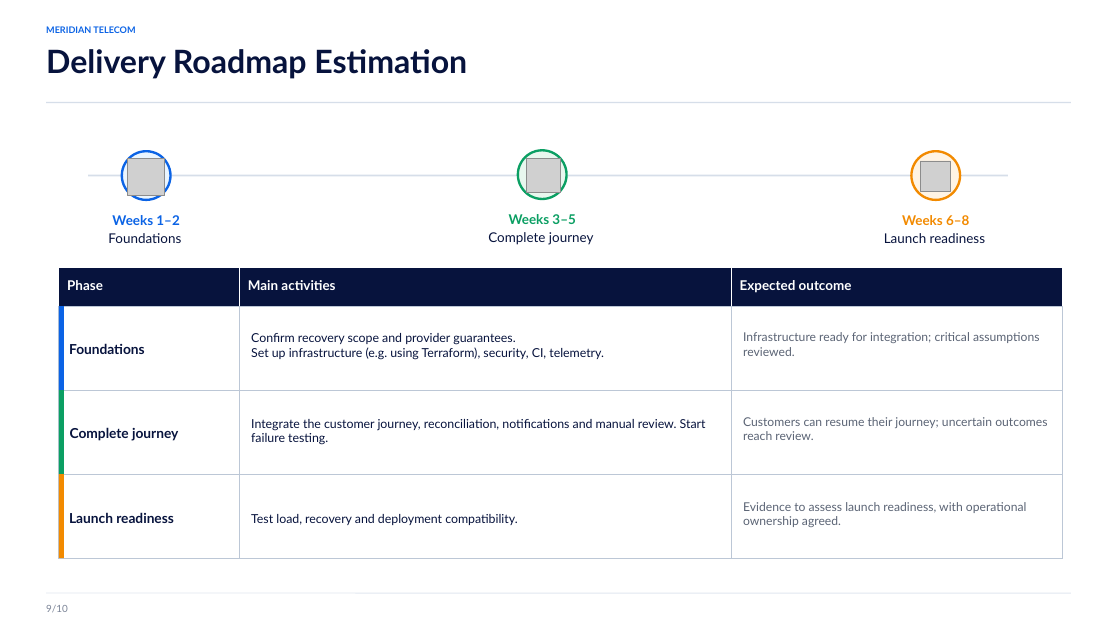
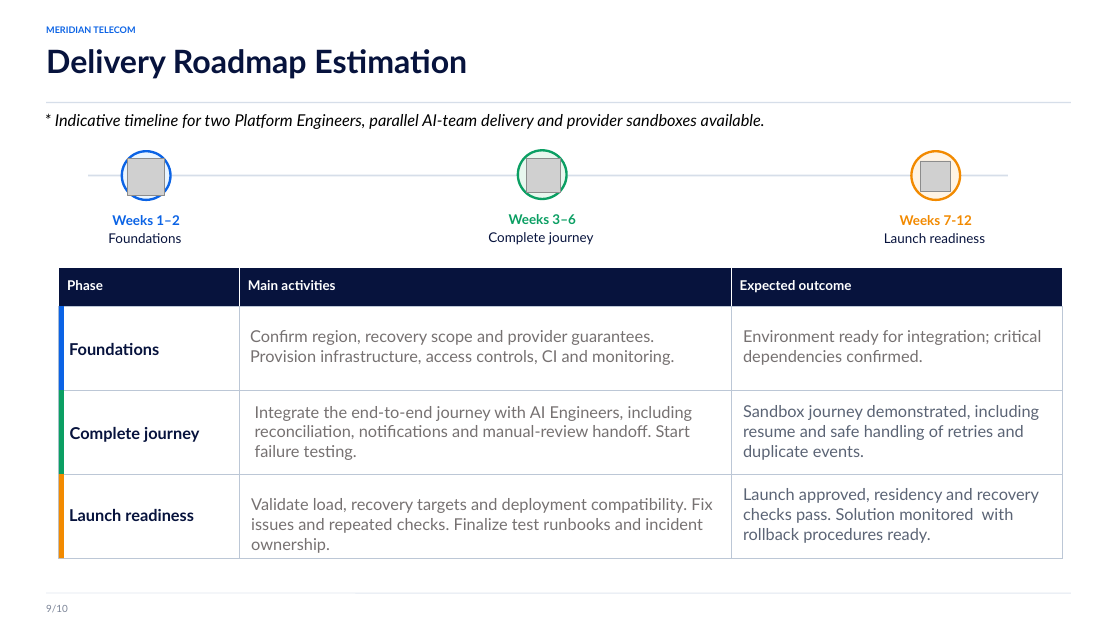
Before and after one commit to mattia-vincenzi/Meridian-Telecom, a slide deck: slide 18 of presentation/meridian_mattia_vincenzi.pptx. Drawn at 1120x630 pixels with LibreOffice and Linux fonts; fonts in the diff are those of the drawing; grey boxes stand for pictures. Boxes give left, top, right and bottom in pixels: in the first picture for what was removed or moved away, otherwise in the second. Text is boxed around its words. In the diff, an @@ line names an element or a change of style, - is before the commit and + after.

```diff
--- a/presentation/meridian_mattia_vincenzi.pptx
+++ b/presentation/meridian_mattia_vincenzi.pptx
@@ text added at box(55, 114, 765, 129), 14 pt, text #000000, italic @@
+* Indicative timeline for two Platform Engineers, parallel AI-team delivery and provider sandboxes available.
@@ text at box(509, 214, 575, 224): text changed @@
-Weeks 3–5
+Weeks 3–6
@@ text at box(900, 215, 972, 225): text changed @@
-Weeks 6–8
+Weeks 7-12
@@ text at box(250, 330, 674, 365): text changed; size 10.6 to 14 pt; text colour #07133D to #767171 @@
-Confirm recovery scope and provider guarantees.
-Set up infrastructure (e.g. using Terraform), security, CI, telemetry.
+Confirm region, recovery scope and provider guarantees. Provision infrastructure, access controls, CI and monitoring.
@@ text at box(743, 330, 1042, 365): text changed; size 10.4 to 14 pt; text colour #5B6475 to #767171 @@
-Infrastructure ready for integration; critical assumptions reviewed.
+Environment ready for integration; critical dependencies confirmed.
@@ text at box(255, 406, 693, 460): text changed; size 10.6 to 14 pt; text colour #07133D to #767171 @@
-Integrate the customer journey, reconciliation, notifications and manual review. Start failure testing.
+Integrate the end-to-end journey with AI Engineers, including reconciliation, notifications and manual-review handoff. Start failure testing.
@@ text at box(743, 405, 1040, 460): text changed; size 10.4 to 14 pt @@
-Customers can resume their journey; uncertain outcomes reach review.
+Sandbox journey demonstrated, including resume and safe handling of retries and duplicate events.
@@ size 11.8 to 14 pt in 3 elements at box(69, 343, 159, 355), box(70, 427, 199, 442), box(69, 509, 194, 521) @@
@@ text at box(251, 498, 712, 553): text changed; size 10.6 to 14 pt; text colour #07133D to #767171 @@
-Test load, recovery and deployment compatibility.
+Validate load, recovery targets and deployment compatibility. Fix issues and repeated checks. Finalize test runbooks and incident ownership.
@@ text at box(743, 488, 1039, 543): text changed; size 10.4 to 14 pt @@
-Evidence to assess launch readiness, with operational ownership agreed.
+Launch approved, residency and recovery checks pass. Solution monitored with rollback procedures ready.
```
Also in this commit, not shown: 14 other slides changed, 2 slides removed, 2 other files.
